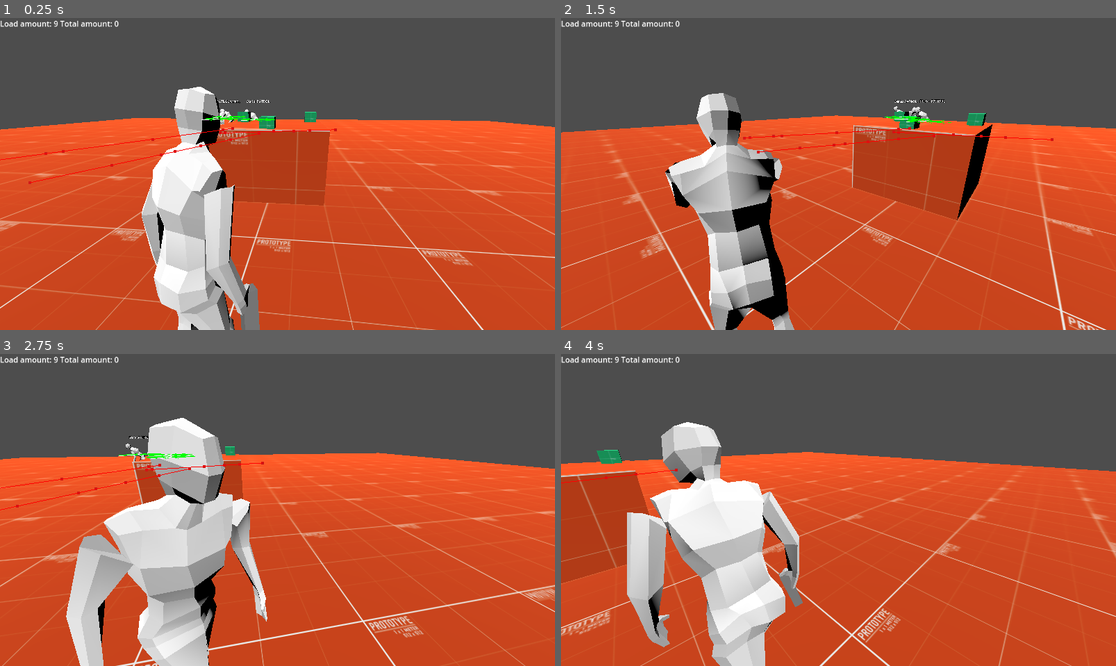
Above: before the commit, frames 1-4 (two rows, left to right).
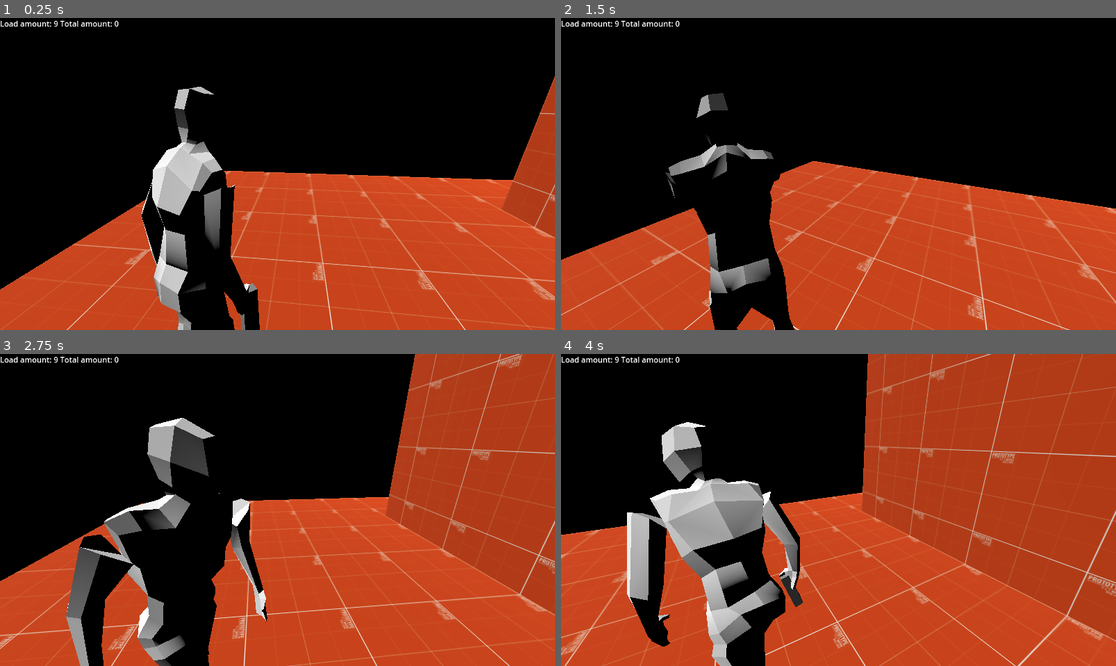
Above: after the commit, the same moments.

Repository: Vosnov/GD_APrototype
Game: Godot game, scene res://Scenes/test_scene.tscn
Two runs of this game, one before a commit and one after it. Both use one fixed random seed, a clock stepped at 60 frames per second and the inputs below. Before the commit the project starts from res://main.tscn. The engine's default icon, where the game draws it, is replaced by a stand-in: a white triangle on a blue panel in a dark square.
Inputs (mouse positions are in pixels of both pictures, inside the frame that each line leads up to):
- Up to frame 1 (0.25 s): no input
- Up to frame 2 (1.5 s): move the mouse to (866, 174) at 0.52 s; hold D (right) 0.53-1.28 s; tap E (action) at 0.6 s; move the mouse to (810, 174) at 1.27 s; hold A (left) from 1.28 s (still down); right-click (810, 174) at 1.35 s
- Up to frame 3 (2.75 s): move the mouse to (288, 503) at 2.02 s; release A (left) at 2.03 s; hold D (right) from 2.03 s (still down); tap S (bottom) at 2.1 s
- Up to frame 4 (4 s): move the mouse to (832, 516) at 2.77 s; click (832, 516) at 2.85 s; move the mouse to (877, 513) at 3.52 s; release D (right) at 3.53 s; hold A (left) from 3.53 s (still down); hold Shift (sprint) from 3.53 s (still down)

The runs differ from the first frame. In frame 1, 69% of the frame differs, in the area x 0-100%, y 0-100%; in frame 2, 66%; in frame 3, 70%; in frame 4, 73%.

Commit message:
camera controller

Diff:
--- a/Nodes/Charecters/player.tscn
+++ b/Nodes/Charecters/player.tscn
@@ -134,38 +134,38 @@
 transform = Transform3D(-0.4, 0, -3.49691e-08, 0, 0.4, 0, 3.49691e-08, 0, -0.4, 0, 0, 0)
 
 [node name="Skeleton3D" parent="myNewPlayer/Armature" index="0"]
-bones/0/position = Vector3(-0.00135694, -0.308461, -0.0397219)
+bones/0/position = Vector3(0.00104239, -0.292484, -0.0391143)
 bones/0/rotation = Quaternion(0.0186382, -0.196081, -0.00372765, 0.980404)
-bones/1/rotation = Quaternion(0.114974, -0.187126, 0.0240139, 0.975289)
+bones/1/rotation = Quaternion(0.115736, -0.149643, 0.0192038, 0.981755)
 bones/2/rotation = Quaternion(0.110454, -0.194868, -0.0220907, 0.97434)
 bones/3/rotation = Quaternion(-0.186458, 0.365145, -0.00155414, 0.912086)
 bones/4/rotation = Quaternion(-1.28079e-10, 0.14834, 3.04512e-10, 0.988936)
-bones/5/rotation = Quaternion(0.0868338, 0.0913723, -0.75972, 0.637915)
-bones/6/position = Vector3(0.0202061, 0.456799, 0.0755103)
-bones/6/rotation = Quaternion(0.0759198, 0.0782639, -0.51796, 0.848427)
-bones/7/rotation = Quaternion(0.415855, 0.0286749, 0.0473237, 0.907746)
-bones/11/rotation = Quaternion(0.136089, -0.0694307, 0.788468, 0.5958)
-bones/12/position = Vector3(-0.0609692, 0.457879, 0.0137265)
-bones/12/rotation = Quaternion(0.105401, -0.170451, 0.43588, 0.877409)
-bones/13/rotation = Quaternion(0.359817, -0.0180667, -0.0745694, 0.929863)
-bones/17/position = Vector3(0.25467, 0.127555, 0.0769778)
-bones/17/rotation = Quaternion(-0.263371, -0.105564, 0.957457, 0.052618)
+bones/5/rotation = Quaternion(0.0922268, 0.1016, -0.776348, 0.615187)
+bones/6/position = Vector3(0.0456215, 0.456622, 0.0723801)
+bones/6/rotation = Quaternion(0.10599, 0.0765054, -0.512953, 0.848406)
+bones/7/rotation = Quaternion(0.436663, 0.0834542, 0.143087, 0.884244)
+bones/11/rotation = Quaternion(0.140181, -0.0471158, 0.80063, 0.580621)
+bones/12/position = Vector3(-0.0373405, 0.456018, 0.0234216)
+bones/12/rotation = Quaternion(0.0684263, -0.168825, 0.419307, 0.88938)
+bones/13/rotation = Quaternion(0.304826, 0.0437806, -0.00986138, 0.95135)
+bones/17/position = Vector3(0.239942, 0.132411, 0.030654)
+bones/17/rotation = Quaternion(-0.308495, 0.14416, 0.92453, -0.171153)
 bones/17/scale = Vector3(1.00004, 0.999995, 1.00006)
-bones/18/rotation = Quaternion(-0.0360312, -0.0144333, -0.0617246, 0.997338)
+bones/18/rotation = Quaternion(-0.133508, -0.0141134, -0.264432, 0.955014)
 bones/18/scale = Vector3(0.999997, 0.999998, 1)
-bones/19/position = Vector3(-0.272811, 0.129605, -0.0589512)
-bones/19/rotation = Quaternion(0.461772, 0.226632, 0.854946, 0.0668751)
+bones/19/position = Vector3(-0.257896, 0.127659, 0.0582263)
+bones/19/rotation = Quaternion(0.558207, 0.0246874, 0.828551, 0.0360294)
 bones/19/scale = Vector3(1.00003, 0.999997, 1.00006)
-bones/20/rotation = Quaternion(-0.058384, -0.0119131, 0.117489, 0.991285)
-bones/21/position = Vector3(0.298734, -0.00446355, 0.856654)
-bones/22/position = Vector3(-0.795902, -0.0481077, -0.399957)
-bones/23/position = Vector3(-0.273227, -2.04453, 0.414922)
-bones/24/position = Vector3(-0.503944, -1.09972, 1.06495)
-bones/25/position = Vector3(0.278025, -2.05295, -0.527476)
-bones/26/position = Vector3(-0.0500465, -1.13817, 1.06441)
+bones/20/rotation = Quaternion(-0.127698, -0.0119109, 0.221097, 0.966782)
+bones/21/position = Vector3(0.299024, -0.00505614, 0.856654)
+bones/22/position = Vector3(-0.801253, -0.0481077, -0.409688)
+bones/23/position = Vector3(-0.255403, -2.03465, -0.508879)
+bones/24/position = Vector3(-0.374135, -1.151, 1.07052)
+bones/25/position = Vector3(0.295882, -2.04761, 0.292324)
+bones/26/position = Vector3(-0.0531853, -1.14099, 1.07797)
 
 [node name="BoneAttachment3D" type="BoneAttachment3D" parent="myNewPlayer/Armature/Skeleton3D" index="2"]
-transform = Transform3D(-0.981557, -0.189479, 0.0253668, 0.191141, -0.970416, 0.147506, -0.00333318, 0.149635, 0.988736, -0.795923, -0.0481377, -0.399965)
+transform = Transform3D(-0.990681, -0.113571, -0.0751894, 0.111158, -0.993166, 0.0355538, -0.0787135, 0.0268648, 0.996535, -0.801254, -0.0481095, -0.40969)
 bone_name = "Bone.011.R"
 bone_idx = 14
 
--- a/Nodes/Helpers/rotate_camera.tscn
+++ b/Nodes/Helpers/rotate_camera.tscn
@@ -63,18 +63,17 @@
 	lerp_pos = center_pos
 	target = body
 	current = true
-	Events.emit_signal('player_set_scene_camera', self)
+	CameraController.emit_signal('set_scene_camera', self)
 
 func _on_body_exit(_body: Node3D):
 	process_mode = Node.PROCESS_MODE_DISABLED
 	target = null
 	current = false
-	Events.emit_signal('player_remove_scene_camera', self)
+	CameraController.emit_signal('remove_scene_camera', self)
 "
 
 [node name="RotateCamera" type="Camera3D" groups=["scene_camera"]]
 transform = Transform3D(-0.740804, -0.394828, 0.543433, 0, 0.809017, 0.587785, -0.67172, 0.435434, -0.599323, 2.05596, 3.94401, -1.69325)
-current = true
 script = SubResource("GDScript_j5gcu")
 X_DEAD_ZONE = 150
 Y_DEAD_ZONE = 150
--- /dev/null
+++ b/Nodes/MainCamera.tscn
@@ -0,0 +1,24 @@
+[gd_scene load_steps=3 format=3 uid="uid://728vxpr147if"]
+
+[ext_resource type="Script" path="res://Scripts/Player/main_camera.gd" id="1_t1e7i"]
+
+[sub_resource type="GDScript" id="GDScript_ltrbp"]
+script/source = "extends Camera3D
+
+func _init():
+	CameraController.main_camera = self
+	CameraController.active_camera = self
+"
+
+[node name="MainCamera" type="Node3D"]
+script = ExtResource("1_t1e7i")
+ROTATE_SPEED = 0.4
+
+[node name="SpringArm3D" type="SpringArm3D" parent="."]
+transform = Transform3D(0.809017, 0, 0.587785, 0, 1, 0, -0.587785, 0, 0.809017, 0, 0.75, 0)
+spring_length = 0.9
+margin = 0.35
+
+[node name="Camera3D" type="Camera3D" parent="SpringArm3D"]
+transform = Transform3D(0.866025, 0.162784, -0.472759, 0, 0.945518, 0.325568, 0.5, -0.28195, 0.818843, 0, 0, 0)
+script = SubResource("GDScript_ltrbp")
--- a/Nodes/camera_controller.tscn
+++ /dev/null
@@ -1,14 +0,0 @@
-[gd_scene load_steps=2 format=3 uid="uid://728vxpr147if"]
-
-[ext_resource type="Script" path="res://Scripts/Player/camera_controller.gd" id="1_d2ab4"]
-
-[node name="CameraController" type="Node3D"]
-script = ExtResource("1_d2ab4")
-
-[node name="SpringArm3D" type="SpringArm3D" parent="."]
-transform = Transform3D(0.809017, 0, 0.587785, 0, 1, 0, -0.587785, 0, 0.809017, 0, 0.75, 0)
-spring_length = 0.9
-margin = 0.35
-
-[node name="Camera3D" type="Camera3D" parent="SpringArm3D"]
-transform = Transform3D(0.866025, 0.162784, -0.472759, 0, 0.945518, 0.325568, 0.5, -0.28195, 0.818843, 0, 0, 0)
--- a/Scenes/room_1.tscn
+++ b/Scenes/room_1.tscn
@@ -3,7 +3,7 @@
 [ext_resource type="Material" uid="uid://bnqe3hv7a5mjc" path="res://Materials/test_mat_1.tres" id="1_a51ut"]
 [ext_resource type="PackedScene" uid="uid://dmruxdnqw4rtm" path="res://Nodes/Charecters/player.tscn" id="2_2o045"]
 [ext_resource type="Material" uid="uid://dwxhp3awetry4" path="res://Materials/test_mat_3.tres" id="2_hnljr"]
-[ext_resource type="PackedScene" uid="uid://728vxpr147if" path="res://Nodes/camera_controller.tscn" id="3_hl6ks"]
+[ext_resource type="PackedScene" uid="uid://728vxpr147if" path="res://Nodes/MainCamera.tscn" id="3_hl6ks"]
 [ext_resource type="PackedScene" uid="uid://dl5l6q0c4saxy" path="res://Nodes/Items/ammo.tscn" id="7_ecjkj"]
 [ext_resource type="Resource" uid="uid://cj8h8vjt3jm5j" path="res://Data/ammo_data.tres" id="8_51ihh"]
 [ext_resource type="PackedScene" uid="uid://dsbmcxe7n4yyv" path="res://Nodes/Interractive/door.tscn" id="8_mlrs1"]
--- a/Scenes/room_2.tscn
+++ b/Scenes/room_2.tscn
@@ -1,18 +1,22 @@
-[gd_scene load_steps=10 format=3 uid="uid://c0psydh1fjawf"]
+[gd_scene load_steps=12 format=3 uid="uid://c0psydh1fjawf"]
 
 [ext_resource type="Material" uid="uid://bnqe3hv7a5mjc" path="res://Materials/test_mat_1.tres" id="1_ft7tw"]
 [ext_resource type="PackedScene" uid="uid://dmruxdnqw4rtm" path="res://Nodes/Charecters/player.tscn" id="4_33aen"]
 [ext_resource type="Material" uid="uid://dwxhp3awetry4" path="res://Materials/test_mat_3.tres" id="4_b4gjv"]
-[ext_resource type="PackedScene" uid="uid://728vxpr147if" path="res://Nodes/camera_controller.tscn" id="5_4hof0"]
+[ext_resource type="PackedScene" uid="uid://728vxpr147if" path="res://Nodes/MainCamera.tscn" id="5_4hof0"]
 [ext_resource type="PackedScene" uid="uid://dl5l6q0c4saxy" path="res://Nodes/Items/ammo.tscn" id="5_qk7ct"]
 [ext_resource type="PackedScene" uid="uid://dsbmcxe7n4yyv" path="res://Nodes/Interractive/door.tscn" id="8_2lmr8"]
 [ext_resource type="Resource" uid="uid://cj8h8vjt3jm5j" path="res://Data/ammo_data.tres" id="8_i6pt3"]
+[ext_resource type="PackedScene" uid="uid://bolyparjmu12n" path="res://Nodes/Helpers/rotate_camera.tscn" id="9_hooss"]
 [ext_resource type="Script" path="res://Scripts/Data/slot_data.gd" id="9_q1ijs"]
 
 [sub_resource type="Resource" id="Resource_2xiao"]
 script = ExtResource("9_q1ijs")
 ITEM_DATA = ExtResource("8_i6pt3")
 AMOUNT = 2
+
+[sub_resource type="BoxShape3D" id="BoxShape3D_tncge"]
+size = Vector3(3, 2, 10.762)
 
 [node name="Room2" type="Node3D"]
 
@@ -101,3 +105,15 @@
 [node name="Door" parent="." instance=ExtResource("8_2lmr8")]
 transform = Transform3D(1, 0, 0, 0, 1, 0, 0, 0, 1, 0, 1.5, 3.95)
 NEXT_SCENE = "res://Scenes/test_scene.tscn"
+
+[node name="RotateCamera" parent="." node_paths=PackedStringArray("AREA") instance=ExtResource("9_hooss")]
+transform = Transform3D(0.984807, -0.0996005, 0.142244, 0, 0.819152, 0.573576, -0.173648, -0.564862, 0.806707, -1.941, 3.409, 2.219)
+AREA = NodePath("../Area3D")
+
+[node name="Area3D" type="Area3D" parent="."]
+transform = Transform3D(1, 0, 0, 0, 1, 0, 0, 0, 1, -3, 1.835, -2.27123)
+collision_layer = 2
+collision_mask = 2
+
+[node name="CollisionShape3D" type="CollisionShape3D" parent="Area3D"]
+shape = SubResource("BoxShape3D_tncge")
--- a/Scenes/room_3.tscn
+++ b/Scenes/room_3.tscn
@@ -3,7 +3,7 @@
 [ext_resource type="Material" uid="uid://bnqe3hv7a5mjc" path="res://Materials/test_mat_1.tres" id="1_q0tqy"]
 [ext_resource type="Material" uid="uid://dwxhp3awetry4" path="res://Materials/test_mat_3.tres" id="4_hj3s7"]
 [ext_resource type="PackedScene" uid="uid://dmruxdnqw4rtm" path="res://Nodes/Charecters/player.tscn" id="5_jafbj"]
-[ext_resource type="PackedScene" uid="uid://728vxpr147if" path="res://Nodes/camera_controller.tscn" id="6_kg5le"]
+[ext_resource type="PackedScene" uid="uid://728vxpr147if" path="res://Nodes/MainCamera.tscn" id="6_kg5le"]
 [ext_resource type="PackedScene" uid="uid://cgiy16ss3fg6n" path="res://Nodes/Items/pick_up_base.tscn" id="7_chj7x"]
 [ext_resource type="Material" uid="uid://cy3e66p0m55d0" path="res://Materials/test_mat_4.tres" id="8_cy7ol"]
 [ext_resource type="Resource" uid="uid://c1f5nhddcsns4" path="res://Data/key_data.tres" id="8_ro5wj"]
--- a/Scenes/test_scene.tscn
+++ b/Scenes/test_scene.tscn
@@ -2,7 +2,7 @@
 
 [ext_resource type="PackedScene" uid="uid://dmruxdnqw4rtm" path="res://Nodes/Charecters/player.tscn" id="1_i475y"]
 [ext_resource type="Material" uid="uid://bnqe3hv7a5mjc" path="res://Materials/test_mat_1.tres" id="1_raqd1"]
-[ext_resource type="PackedScene" uid="uid://728vxpr147if" path="res://Nodes/camera_controller.tscn" id="2_0qrda"]
+[ext_resource type="PackedScene" uid="uid://728vxpr147if" path="res://Nodes/MainCamera.tscn" id="2_0qrda"]
 [ext_resource type="Resource" uid="uid://c1f5nhddcsns4" path="res://Data/key_data.tres" id="4_8r63q"]
 [ext_resource type="PackedScene" uid="uid://dsbmcxe7n4yyv" path="res://Nodes/Interractive/door.tscn" id="7_1ch7u"]
 
--- /dev/null
+++ b/Scripts/Global/camera_controller.gd
@@ -0,0 +1,28 @@
+extends Node
+
+var active_camera: Camera3D
+var main_camera: Camera3D
+
+signal set_scene_camera(camera: Camera3D)
+signal remove_scene_camera(camera: Camera3D)
+signal set_active_camera(camera: Camera3D)
+
+func _ready():
+	connect('set_scene_camera', _on_set_camera)
+	connect('remove_scene_camera', _on_remove_camera)
+
+func _on_set_camera(_camera: Camera3D):
+	active_camera = _camera
+	emit_signal('set_active_camera', active_camera)
+
+func _on_remove_camera(_camera: Camera3D):
+	if active_camera == _camera:
+		active_camera = main_camera
+		emit_signal('set_active_camera', active_camera)
+
+func get_active_camera_basis() -> Basis:
+	var active_camera = CameraController.active_camera
+	var quat = Quaternion(active_camera.global_transform.basis)
+	quat.x = 0
+	quat.z = 0
+	return Basis(quat)
--- a/Scripts/Global/events.gd
+++ b/Scripts/Global/events.gd
@@ -9,8 +9,6 @@
 signal player_shot()
 signal player_reload(amount_drop: int)
 signal player_take_damage(damage: float)
-signal player_set_scene_camera(camera: Camera3D)
-signal player_remove_scene_camera(camera: Camera3D)
 #UI
 signal player_hp_ui(hp: float)
 signal player_reload_data_ui(amount: int, total_amount: int)
--- a/Scripts/Player/animations.gd
+++ b/Scripts/Player/animations.gd
@@ -36,8 +36,8 @@
 
 	ANIMATION_TREE.set("parameters/walk_iwr/blend_position", input_dir.length())
 
-	if PLAYER_MOVEMENTS.active_camera.is_in_group('scene_camera'):
-		var basis = PLAYER_MOVEMENTS.get_active_camera_basis()
+	if CameraController.active_camera.is_in_group('scene_camera'):
+		var basis = CameraController.get_active_camera_basis()
 		var direction = Vector3(input_dir.x, 0, input_dir.y) * PLAYER.global_transform.basis * basis
 		ANIMATION_TREE.set("parameters/aim_iwr/blend_position", Vector2(direction.z, direction.x))
 	else:
--- a/Scripts/Player/camera_controller.gd
+++ b/Scripts/Player/main_camera.gd
@@ -2,6 +2,11 @@
 
 @export var ROTATE_SPEED = 0.6
 @export var TARGET: Node3D
+
+@onready var camera_3d = $SpringArm3D/Camera3D
+
+func _ready():
+	CameraController.connect('remove_scene_camera', _on_remove_scene_camera)
 
 func _physics_process(_delta):
 	if !TARGET:
@@ -12,3 +17,7 @@
 func _input(event):
 	if event is InputEventMouseMotion:
 		quaternion *= Quaternion(Vector3.UP, -deg_to_rad(event.relative.x) * ROTATE_SPEED)
+
+func _on_remove_scene_camera(_camera: Camera3D):
+	if CameraController.active_camera == camera_3d:
+		global_rotation.y = _camera.global_rotation.y
--- a/Scripts/Player/player_movements.gd
+++ b/Scripts/Player/player_movements.gd
@@ -9,8 +9,6 @@
 @export var AIM_SPEED = 0.5
 @export var SPRINT_SPEED = 2.0
 
-var camera: Camera3D
-var active_camera: Camera3D
 var gravity = ProjectSettings.get_setting("physics/3d/default_gravity")
 var aiming = false
 var sprinting = false
@@ -21,12 +19,6 @@
 	if aiming:
 		return AIM_SPEED
 	return SPEED
-
-func get_active_camera_basis() -> Basis:
-	var quat = Quaternion(active_camera.global_transform.basis)
-	quat.x = 0
-	quat.z = 0
-	return Basis(quat)
 
 func movement(delta: float):
 	sprinting = false
@@ -40,7 +32,7 @@
 
 	var input_dir = Input.get_vector("left", "right", "top", "bottom")
 
-	var basis = get_active_camera_basis()
+	var basis = CameraController.get_active_camera_basis()
 	var direction = (basis * Vector3(input_dir.x, 0, input_dir.y)).normalized()
 	if direction:
 		PLAYER.velocity = PLAYER.velocity.lerp(
@@ -51,6 +43,7 @@
 		PLAYER.velocity.x = move_toward(PLAYER.velocity.x, 0, SPEED)
 		PLAYER.velocity.z = move_toward(PLAYER.velocity.z, 0, SPEED)
 
+	var active_camera = CameraController.active_camera
 	if not active_camera.is_in_group('scene_camera') and aiming:
 		PLAYER.rotation.y = active_camera.global_rotation.y
 		#PLAYER.global_transform.basis.y = active_camera.global_transform.basis.y
@@ -61,27 +54,16 @@
 	PLAYER.move_and_slide()
 
 func _ready():
-	camera = get_tree().root.get_camera_3d()
-	active_camera = camera
-
-	Events.connect('player_set_scene_camera', _on_set_camera)
-	Events.connect('player_remove_scene_camera', _on_remove_camera)
+	pass
 	#Events.connect('player_take_damage', _on_take_damage)
 
 func _physics_process(delta):
 	movement(delta)
 
-
 func _input(event):
+	var active_camera = CameraController.active_camera
 	#aim rotate when scene camera active
 	if not active_camera.is_in_group('scene_camera'): return
 	if not aiming: return
 	if event is InputEventMouseMotion:
 		PLAYER.quaternion *= Quaternion(Vector3.UP, -deg_to_rad(event.relative.x) * AIM_ROTATE_SPEED)
-
-func _on_set_camera(_camera: Camera3D):
-	active_camera = _camera
-
-func _on_remove_camera(_camera: Camera3D):
-	if active_camera == _camera:
-		active_camera = null
--- a/main.tscn
+++ b/main.tscn
@@ -2,7 +2,7 @@
 
 [ext_resource type="Texture2D" uid="uid://ck0ukv5tkw3v" path="res://Textures/prototype_512x512_orange.png" id="1_oqjwu"]
 [ext_resource type="PackedScene" uid="uid://dmruxdnqw4rtm" path="res://Nodes/Charecters/player.tscn" id="2_v1y33"]
-[ext_resource type="PackedScene" uid="uid://728vxpr147if" path="res://Nodes/camera_controller.tscn" id="3_71dis"]
+[ext_resource type="PackedScene" uid="uid://728vxpr147if" path="res://Nodes/MainCamera.tscn" id="3_71dis"]
 [ext_resource type="PackedScene" uid="uid://bqfcpdoke7pig" path="res://Nodes/Charecters/Enemy/enemy_type_1.tscn" id="4_s37af"]
 [ext_resource type="Resource" uid="uid://cj8h8vjt3jm5j" path="res://Data/ammo_data.tres" id="6_6nixi"]
 [ext_resource type="PackedScene" uid="uid://dl5l6q0c4saxy" path="res://Nodes/Items/ammo.tscn" id="6_iygk2"]
--- a/project.godot
+++ b/project.godot
@@ -11,7 +11,7 @@
 [application]
 
 config/name="APrototype"
-run/main_scene="res://main.tscn"
+run/main_scene="res://Scenes/test_scene.tscn"
 config/features=PackedStringArray("4.0", "Forward Plus")
 config/icon="res://icon.svg"
 
@@ -22,6 +22,7 @@
 Ui="*res://Nodes/Global/ui.tscn"
 Inventory="*res://Nodes/Global/inventory.tscn"
 GlobalVariables="*res://Scripts/Global/global_variables.gd"
+CameraController="*res://Scripts/Global/camera_controller.gd"
 
 [input]
 
